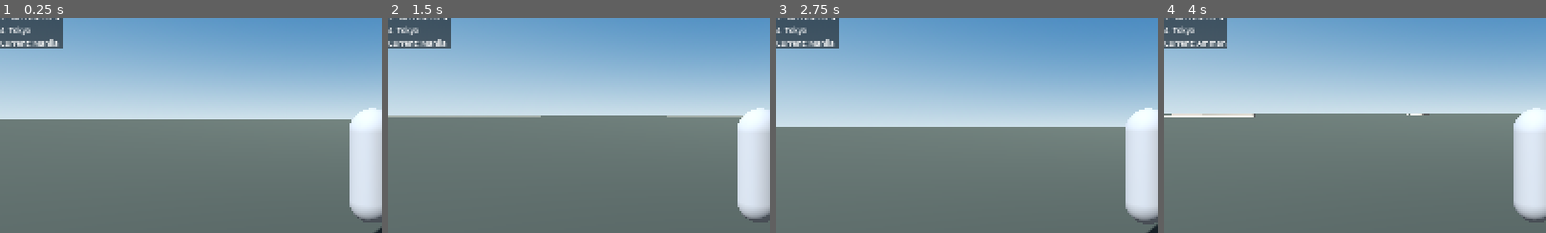
Above: before the commit, frames 1-4 (left to right).
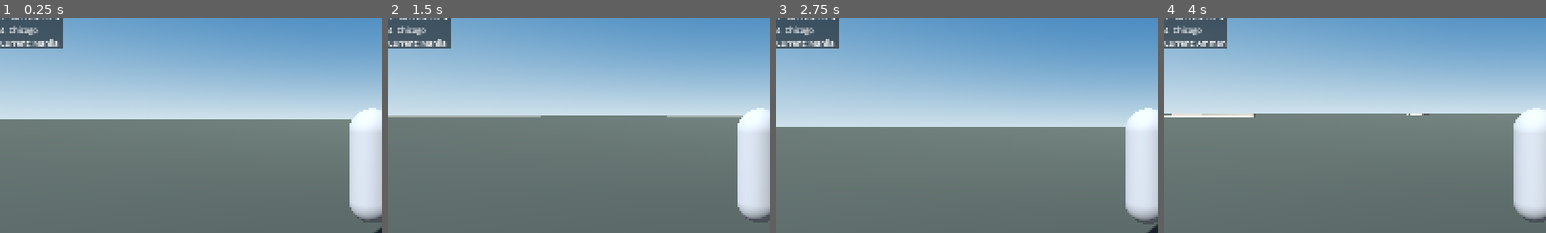
Above: after the commit, the same moments.

Repository: saeedhub101/Adam-City
Game: Godot game, scene res://scenes/main.tscn
Two runs of this game, one before a commit and one after it. Both use one fixed random seed, a clock stepped at 60 frames per second and the inputs below.
Inputs (mouse positions are % of the whole screen's width and height, from its top left):
- Up to frame 1 (0.25 s): no input
- Up to frame 2 (1.5 s): tap Enter at 0.5 s; move the mouse to (55, 50) at 0.52 s; hold W (move_forward) from 0.53 s (still down); tap 4 at 0.6, 1.35 s; tap Space (jump) at 0.77 s; move the mouse to (45, 50) at 1.27 s
- Up to frame 3 (2.75 s): keep holding W (move_forward); tap Space (jump) at 1.52 s; move the mouse to (52, 48) at 2.02 s; tap 1 at 2.1 s; tap 4 at 2.3 s
- Up to frame 4 (4 s): keep holding W (move_forward); tap Space (jump) at 2.75, 3.02, 3.77 s; move the mouse to (49, 52) at 2.77 s; tap 2 at 2.85 s; tap 4 at 3.05, 3.8 s; move the mouse to (57, 51) at 3.52 s; tap 3 at 3.6 s
The pictures show only the part of the screen within x 1-51%, y 27-77%; the shares and areas given below are measured in that part.

The runs differ from the first frame. In frame 1, 0.2% of the frame differs, in the area x 2-10%, y 3-8%; in frame 2, 0.2%; in frame 3, 0.2%; in frame 4, 0.2%.

Commit message:
Replace Tokyo travel region with Chicago

Diff:
--- a/GodotAdamRoyal/scripts/region_travel.gd
+++ b/GodotAdamRoyal/scripts/region_travel.gd
@@ -1,10 +1,10 @@
 extends Node
 ## Region travel for Adam Royal. Keeps the existing Manila scene intact.
-## Travel order: 1 Manila, 2 Amman, 3 San Francisco, 4 Tokyo.
+## Travel order: 1 Manila, 2 Amman, 3 San Francisco, 4 Chicago.
 const REGION_PATHS := {
 	"Amman": "res://assets/cities/tabarbour/Tabarbour.obj",
 	"San Francisco": "res://assets/cities/san_francisco/SanFrancisco_City.obj",
-	"Tokyo": "res://assets/cities/tokyo/Tokyo.obj"
+	"Chicago": "res://assets/cities/chicago/Chicago.obj"
 }
 var active_region := "Manila"
 var active_root: Node3D
@@ -17,7 +17,7 @@
 	_build_travel_hud()
 	for region_name in REGION_PATHS.keys():
 		_validate_region_asset(region_name)
-	print("REGION_TRAVEL_READY regions=Manila,Amman,San Francisco,Tokyo")
+	print("REGION_TRAVEL_READY regions=Manila,Amman,San Francisco,Chicago")
 
 func _validate_region_asset(region: String) -> void:
 	var path: String = REGION_PATHS[region]
@@ -44,7 +44,7 @@
 		KEY_1: travel_to("Manila")
 		KEY_2: travel_to("Amman")
 		KEY_3: travel_to("San Francisco")
-		KEY_4: travel_to("Tokyo")
+		KEY_4: travel_to("Chicago")
 
 func travel_to(region: String) -> void:
 	if region == active_region:
@@ -182,4 +182,4 @@
 
 func _update_hud() -> void:
 	if is_instance_valid(hud_label):
-		hud_label.text = "1  Manila\n2  Amman\n3  San Francisco\n4  Tokyo\nCurrent: " + active_region
+		hud_label.text = "1  Manila\n2  Amman\n3  San Francisco\n4  Chicago\nCurrent: " + active_region
